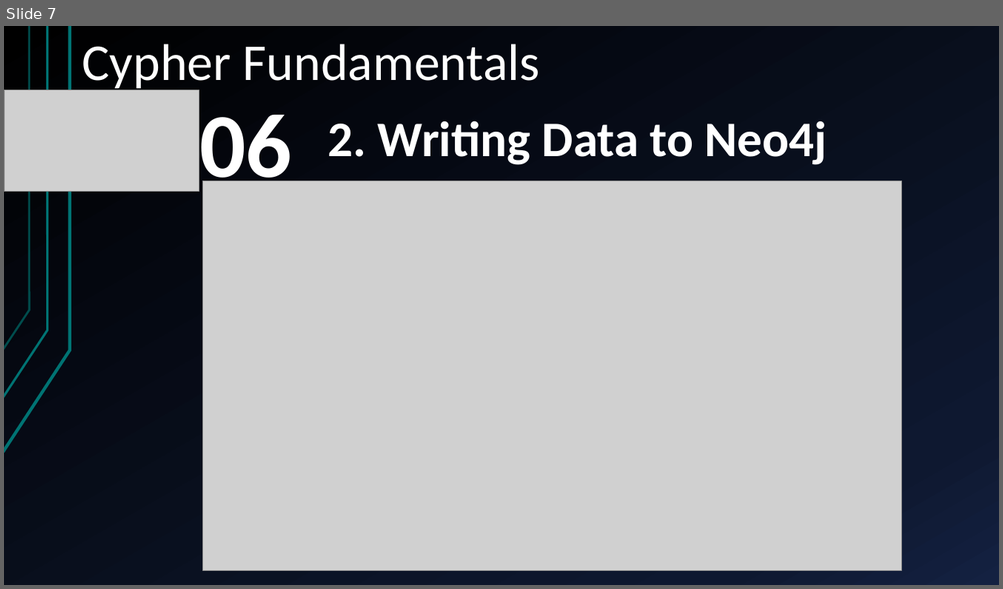
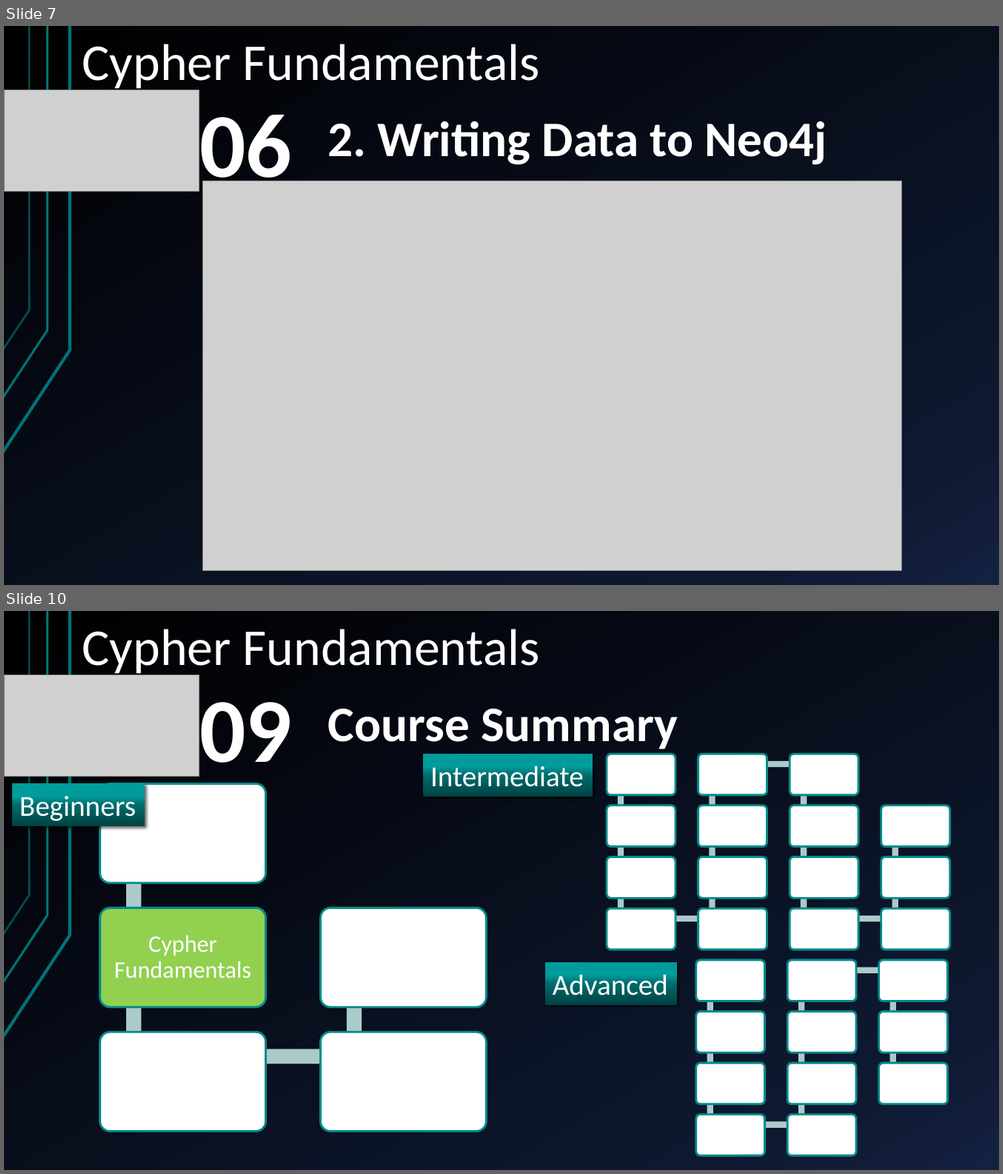
Before and after one commit to yasenstar/learn_graphdb, a slide deck: neo4j/cypher_fundamentals/Cypher_Fundamentals.pptx. Shown one above the other, each under a label of ours: slide 7 before the commit, slides 7 and 10 after it; the slides between them are not shown. The pictures are 1003x589 and 1003x1174 pixels, drawn with LibreOffice and Linux fonts; fonts in the diff are those of the drawing; grey boxes stand for pictures. Boxes give left, top, right and bottom in pixels: in the first picture for what was removed or moved away, otherwise in the second. Text is boxed around its words. In the diff, an @@ line names an element or a change of style, - is before the commit and + after.

```diff
--- a/neo4j/cypher_fundamentals/Cypher_Fundamentals.pptx
+++ b/neo4j/cypher_fundamentals/Cypher_Fundamentals.pptx
@@ slide 10 added at (4,611,999,1170), background gradient #000000 to #0F1931 to #142242; not listed: 3 template elements that a slide beside it also shows @@
@@ text added at (82,629,540,678), 50 pt, text #FFFFFF @@
+Cypher Fundamentals
@@ picture added at (4,675,199,777) @@
@@ text added at (199,702,292,763), 88 pt, text #FFFFFF, bold @@
+09
@@ title added at (328,709,677,749), 48 pt, text #FFFFFF, bold @@
+Course Summary
@@ rectangle added at (423,755,592,797), fill gradient #004343 to #006C6C to #019B9B to #009999, 28 pt, text #FFFFFF @@
+Intermediate
@@ rectangle added at (12,783,145,826), fill gradient #004343 to #006C6C to #019B9B to #009999, 28 pt, text #FFFFFF @@
+Beginners
@@ group added at (606,755,949,950): 15 rounded rectangles, 14 rectangles @@
@@ group added at (100,784,486,1132): 5 rounded rectangles, 4 rectangles, 1 text @@
+Cypher Fundamentals
@@ rectangle added at (545,963,677,1005), fill gradient #004343 to #006C6C to #019B9B to #009999, 28 pt, text #FFFFFF @@
+Advanced
@@ group added at (696,960,947,1156): 11 rounded rectangles, 10 rectangles @@
```
Also in this commit, not shown: 2 other slides added, 12 other files.
